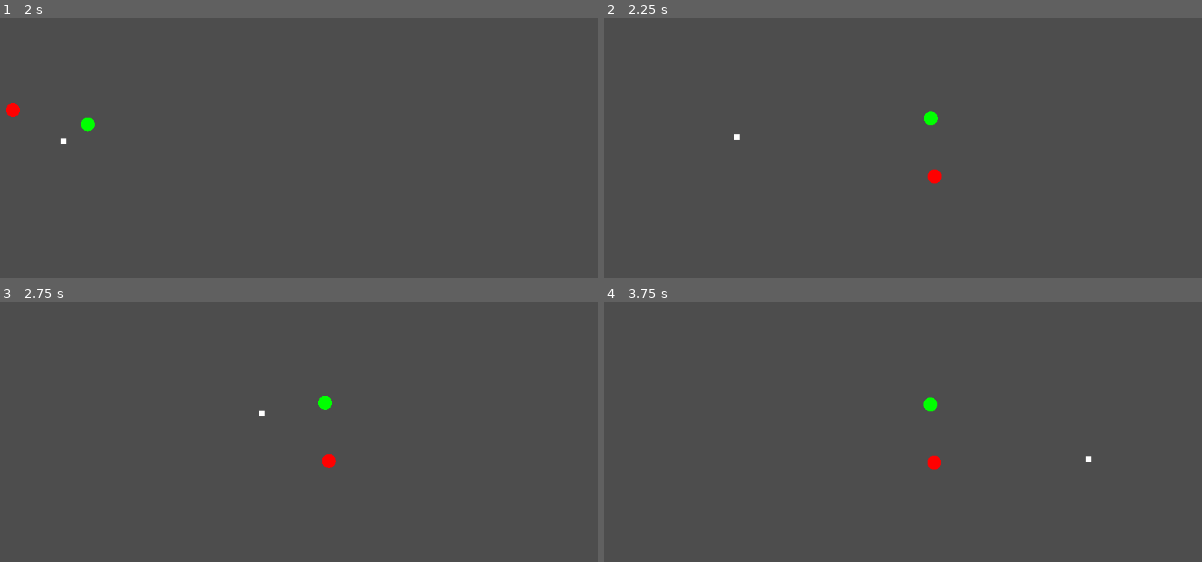
Above: before the commit, frames 1-4 (two rows, left to right).
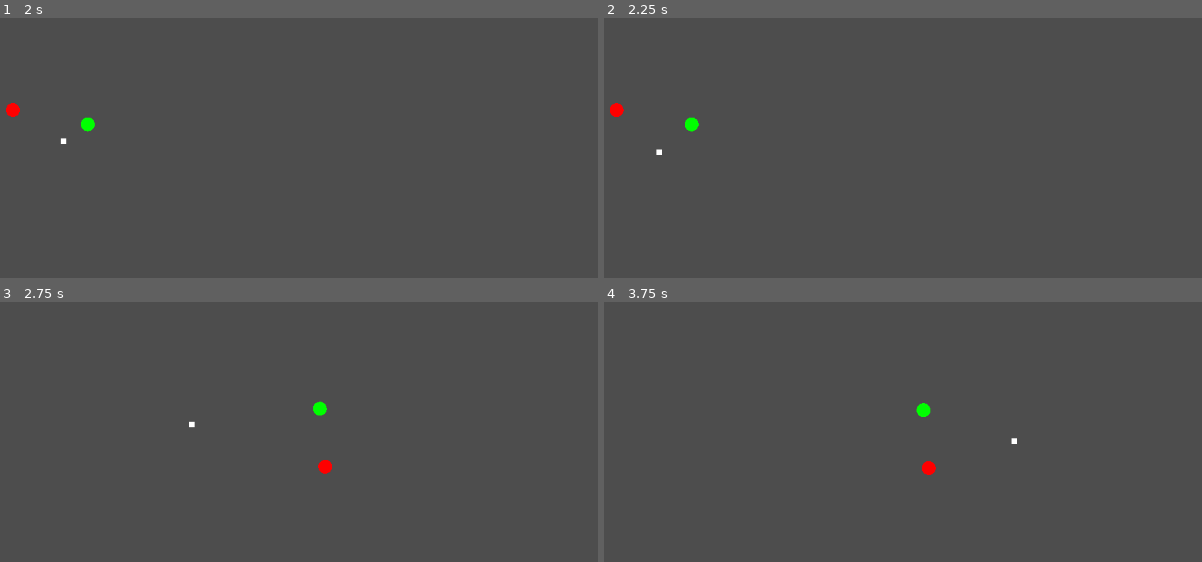
Above: after the commit, the same moments.

Repository: xharris/tennisplus
Game: Godot game, scene res://entities/game/game.tscn
Two runs of this game, one before a commit and one after it. Both use one fixed random seed, a clock stepped at 60 frames per second and the inputs below.
Inputs (mouse positions are in pixels of both pictures, inside the frame that each line leads up to):
- Up to frame 1 (2 s): tap Enter at 0.5 s; move the mouse to (478, 127) at 0.52 s; hold Space (paddle_swing, bound only before the commit) 0.53-1.25 s; click (478, 127) at 0.67 s; tap Z (attack, bound only after the commit) at 0.8 s; drag from (143, 171) to (586, 210) at 1.27 s
- Up to frame 2 (2.25 s): tap Enter at 2 s; move the mouse to (986, 51) at 2.02 s; hold Space (paddle_swing, bound only before the commit) from 2.03 s (still down); click (986, 51) at 2.17 s
- Up to frame 3 (2.75 s): keep holding Space (paddle_swing, bound only before the commit); tap Z (attack, bound only after the commit) at 2.3 s
- Up to frame 4 (3.75 s): release Space (paddle_swing, bound only before the commit) at 2.75 s; drag from (867, 523) to (615, 478) at 2.77 s; tap Enter at 3.5 s; move the mouse to (1148, 499) at 3.52 s; hold Shift from 3.53 s (still down); click (1148, 499) at 3.67 s

Frame 1 is identical in both runs. In frame 2, 0.5% of the frame differs, in the area x 1-57%, y 32-64%; in frame 3, 0.3%; in frame 4, 0.4%.

Commit message:
updates readme

Diff:
--- a/entities/input/player_input.gd
+++ b/entities/input/player_input.gd
@@ -2,5 +2,5 @@
 class_name PlayerInput
 
 func _unhandled_input(event: InputEvent) -> void:
-    if event.is_action_pressed("paddle_swing"):
+    if event.is_action_pressed(&"attack"):
         swing.emit()
--- a/project.godot
+++ b/project.godot
@@ -21,9 +21,49 @@
 
 [input]
 
-paddle_swing={
+attack={
 "deadzone": 0.2,
-"events": [Object(InputEventKey,"resource_local_to_scene":fa …(140 unchanged characters)… d":false,"keycode":0,"physical_keycode":32,"key_label":0,"unicode":32,"location":0,"echo":false,"script":null)
+"events": [Object(InputEventKey,"resource_local_to_scene":fa …(140 unchanged characters)… d":false,"keycode":0,"physical_keycode":90,"key_label":0,"unicode":122,"location":0,"echo":false,"script":null)
+]
+}
+ability_activate={
+"deadzone": 0.2,
+"events": [Object(InputEventKey,"resource_local_to_scene":false,"resource_name":"","device":-1,"window_id":0,"alt_pressed":false,"shift_pressed":false,"ctrl_pressed":false,"meta_pressed":false,"pressed":false,"keycode":0,"physical_keycode":88,"key_label":0,"unicode":120,"location":0,"echo":false,"script":null)
+]
+}
+ability_swap={
+"deadzone": 0.2,
+"events": [Object(InputEventKey,"resource_local_to_scene":false,"resource_name":"","device":-1,"window_id":0,"alt_pressed":false,"shift_pressed":false,"ctrl_pressed":false,"meta_pressed":false,"pressed":false,"keycode":0,"physical_keycode":67,"key_label":0,"unicode":99,"location":0,"echo":false,"script":null)
+]
+}
+back={
+"deadzone": 0.2,
+"events": [Object(InputEventKey,"resource_local_to_scene":false,"resource_name":"","device":-1,"window_id":0,"alt_pressed":false,"shift_pressed":false,"ctrl_pressed":false,"meta_pressed":false,"pressed":false,"keycode":0,"physical_keycode":4194305,"key_label":0,"unicode":0,"location":0,"echo":false,"script":null)
+]
+}
+pause={
+"deadzone": 0.2,
+"events": [Object(InputEventKey,"resource_local_to_scene":false,"resource_name":"","device":-1,"window_id":0,"alt_pressed":false,"shift_pressed":false,"ctrl_pressed":false,"meta_pressed":false,"pressed":false,"keycode":0,"physical_keycode":80,"key_label":0,"unicode":112,"location":0,"echo":false,"script":null)
+]
+}
+up={
+"deadzone": 0.2,
+"events": [Object(InputEventKey,"resource_local_to_scene":false,"resource_name":"","device":-1,"window_id":0,"alt_pressed":false,"shift_pressed":false,"ctrl_pressed":false,"meta_pressed":false,"pressed":false,"keycode":0,"physical_keycode":4194320,"key_label":0,"unicode":0,"location":0,"echo":false,"script":null)
+]
+}
+down={
+"deadzone": 0.2,
+"events": [Object(InputEventKey,"resource_local_to_scene":false,"resource_name":"","device":-1,"window_id":0,"alt_pressed":false,"shift_pressed":false,"ctrl_pressed":false,"meta_pressed":false,"pressed":false,"keycode":0,"physical_keycode":4194322,"key_label":0,"unicode":0,"location":0,"echo":false,"script":null)
+]
+}
+left={
+"deadzone": 0.2,
+"events": [Object(InputEventKey,"resource_local_to_scene":false,"resource_name":"","device":-1,"window_id":0,"alt_pressed":false,"shift_pressed":false,"ctrl_pressed":false,"meta_pressed":false,"pressed":false,"keycode":0,"physical_keycode":4194319,"key_label":0,"unicode":0,"location":0,"echo":false,"script":null)
+]
+}
+right={
+"deadzone": 0.2,
+"events": [Object(InputEventKey,"resource_local_to_scene":false,"resource_name":"","device":-1,"window_id":0,"alt_pressed":false,"shift_pressed":false,"ctrl_pressed":false,"meta_pressed":false,"pressed":false,"keycode":0,"physical_keycode":4194321,"key_label":0,"unicode":0,"location":0,"echo":false,"script":null)
 ]
 }
 
--- a/resources/abilities/basic/basic_paddle_hitbox.tscn
+++ b/resources/abilities/basic/basic_paddle_hitbox.tscn
@@ -1,7 +1,7 @@
 [gd_scene load_steps=10 format=3 uid="uid://x88a7460y3x3"]
 
 [ext_resource type="PackedScene" uid="uid://b5ojur7k7urdw" path="res://entities/paddle/paddle_hitbox.tscn" id="1_46lrs"]
-[ext_resource type="Script" uid="uid://c6prci5yjifo0" path="res://entities/ball/ball_visitor.gd" id="2_atnhs"]
+[ext_resource type="Script" uid="uid://boxv8r0ghnp21" path="res://resources/visitor.gd" id="2_4kvwd"]
 [ext_resource type="Resource" uid="uid://dnsce50mrw7cc" path="res://resources/ball_visitors/target_random_paddle.tres" id="3_my7su"]
 [ext_resource type="Resource" uid="uid://bfejey3di1cwl" path="res://resources/ball_visitors/slow_speed.tres" id="4_5nyxm"]
 [ext_resource type="Resource" uid="uid://c4niatfti5w83" path="res://resources/ball_visitors/fast_speed.tres" id="4_vwoo2"]
@@ -19,21 +19,21 @@
 [node name="Default" type="Node2D"]
 
 [node name="Inner" parent="." instance=ExtResource("1_46lrs")]
-on_hit_ball = Array[ExtResource("2_atnhs")]([ExtResource("3_my7su"), ExtResource("4_5nyxm")])
+on_hit_ball = Array[ExtResource("2_4kvwd")]([ExtResource("3_my7su"), ExtResource("4_5nyxm")])
 
 [node name="CollisionShape2D" type="CollisionShape2D" parent="Inner"]
 shape = SubResource("CircleShape2D_vwoo2")
 debug_color = Color(0.298039, 0.686275, 0.313726, 0.419608)
 
 [node name="Outer" parent="." instance=ExtResource("1_46lrs")]
-on_hit_ball = Array[ExtResource("2_atnhs")]([ExtResource("3_my7su"), ExtResource("4_vwoo2")])
+on_hit_ball = Array[ExtResource("2_4kvwd")]([ExtResource("3_my7su"), ExtResource("4_vwoo2")])
 
 [node name="CollisionShape2D" type="CollisionShape2D" parent="Outer"]
 shape = SubResource("CircleShape2D_nnd5b")
 debug_color = Color(0.956863, 0.262745, 0.211765, 0.419608)
 
 [node name="Middle" parent="." instance=ExtResource("1_46lrs")]
-on_hit_ball = Array[ExtResource("2_atnhs")]([ExtResource("3_my7su"), ExtResource("5_a2gor")])
+on_hit_ball = Array[ExtResource("2_4kvwd")]([ExtResource("3_my7su"), ExtResource("5_a2gor")])
 
 [node name="CollisionShape2D" type="CollisionShape2D" parent="Middle"]
 shape = SubResource("CircleShape2D_fk22a")
Not shown, changed: README.md
